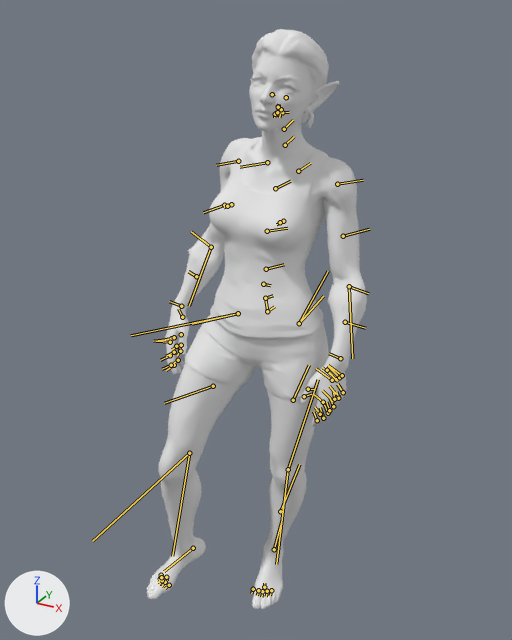
The glTF model public/models/Shifter_Female_Idle.glb, before and after one commit.
One viewpoint serves both versions: a 50 mm lens placed at (46.1, -89.4, 100.3), pointed at (-2.2, -1.6, 56.4). Arrows for +X, +Y and +Z are at lower left; the lights stay in place. The older version comes first. Both versions are drawn at frame 36 of the action 'badass-idle-626441'; the numbers are the values there. The bones that change, and the others that lie on the model, are drawn over the model as lines.
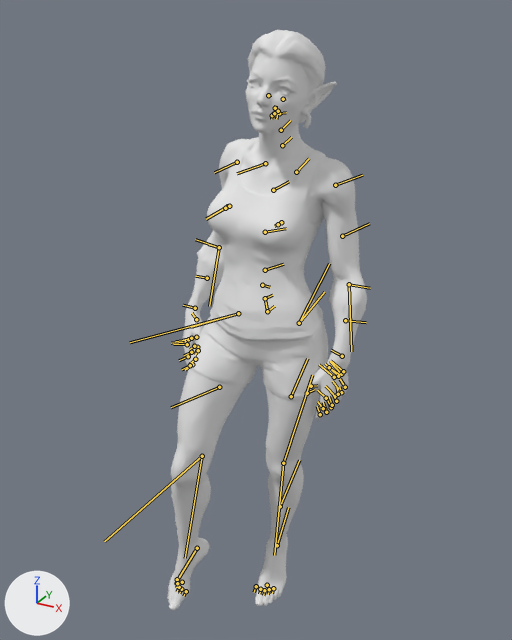
Pixel boxes (x1, y1, x2, y2) of what changed, in the pictures (512 x 640 px):
'default', posed (9% narrower): before (146, 29, 367, 609); after (167, 30, 367, 610)
bone 'spine_02', root to tip: before (263, 284) to (270, 285); after (262, 285) to (270, 287)
bone 'spine_03', root to tip: before (266, 269) to (284, 264); after (265, 270) to (283, 264)
bone 'spine_04', root to tip: before (267, 231) to (287, 228); after (265, 232) to (286, 228)
bone 'clavicle_l', root to tip: before (298, 171) to (310, 163); after (296, 172) to (309, 158)
bone 'middle_01_l', root to tip: before (332, 400) to (322, 390); after (335, 396) to (325, 386)
bone 'ring_01_l', root to tip: before (338, 396) to (329, 386); after (340, 391) to (332, 381)
bone 'pinky_01_l', root to tip: before (343, 392) to (337, 384); after (345, 387) to (340, 379)
bone 'clavicle_r', root to tip: before (267, 162) to (240, 167); after (265, 163) to (237, 173)
bone 'middle_01_r', root to tip: before (169, 340) to (153, 341); after (186, 342) to (171, 343)
bone 'ring_01_r', root to tip: before (171, 338) to (158, 340); after (188, 339) to (175, 341)
bone 'index_01_r', root to tip: before (170, 342) to (156, 341); after (187, 344) to (173, 344)
bone 'thigh_l', root to tip: before (299, 323) to (328, 271); after (299, 323) to (329, 263)
bone 'calf_l', root to tip: before (288, 469) to (318, 379); after (283, 463) to (312, 375)
bone 'foot_l', root to tip: before (274, 549) to (282, 520); after (277, 545) to (288, 507)
bone 'thigh_r', root to tip: before (238, 313) to (131, 335); after (238, 313) to (130, 342)
bone 'calf_r', root to tip: before (189, 453) to (92, 541); after (202, 456) to (104, 541)
bone 'foot_r', root to tip: before (193, 548) to (164, 571); after (197, 548) to (176, 581)

Diff of the bpy script that builds the scene:
```diff
--- a/public/models/Shifter_Female_Idle.glb.py
+++ b/public/models/Shifter_Female_Idle.glb.py
@@ bone_pelvis @@
 bone_pelvis = bpy.data.objects['Armature'].pose.bones['pelvis']  # child of 'root'
-bone_pelvis.rotation_quaternion = (0.997, 0.004, -0.025, 0.067)  # degrees (0, -3, 8)
+bone_pelvis.rotation_quaternion = (0.999, 0.004, -0.026, 0.036)  # degrees (0, -3, 4)
@@ bone_spine_02 @@
 bone_spine_02 = bpy.data.objects['Armature'].pose.bones['spine_02']  # child of 'spine_01'
-bone_spine_02.rotation_quaternion = (0.998, -0.018, -0.009, 0.063)  # degrees (-2, -1, 7)
+bone_spine_02.rotation_quaternion = (0.994, -0.018, -0.01, 0.111)  # degrees (-2, -1, 13)
@@ bone_spine_03 @@
 bone_spine_03 = bpy.data.objects['Armature'].pose.bones['spine_03']  # child of 'spine_02'
-bone_spine_03.rotation_quaternion = (0.997, -0.002, 0.0, -0.083)  # degrees (0, 0, -9)
+bone_spine_03.rotation_quaternion = (0.993, -0.002, 0.0, -0.121)  # degrees (0, 0, -14)
@@ bone_spine_04 @@
 bone_spine_04 = bpy.data.objects['Armature'].pose.bones['spine_04']  # child of 'spine_03'
-bone_spine_04.rotation_quaternion = (0.99, 0.004, 0.105, -0.093)  # degrees (-1, 12, -11)
+bone_spine_04.rotation_quaternion = (0.991, 0.002, 0.105, -0.08)  # degrees (-1, 12, -9)
@@ bone_clavicle_l @@
 bone_clavicle_l = bpy.data.objects['Armature'].pose.bones['clavicle_l']  # child of 'spine_05'
-bone_clavicle_l.rotation_quaternion = (0.99, -0.051, -0.052, 0.122)  # degrees (-7, -5, 14)
+bone_clavicle_l.rotation_quaternion = (0.991, 0.004, -0.04, 0.132)  # degrees (0, -5, 15)
@@ bone_middle_01_l @@
 bone_middle_01_l = bpy.data.objects['Armature'].pose.bones['middle_01_l']  # child of 'middle_metacarpal_l'
-bone_middle_01_l.rotation_quaternion = (0.996, 0.025, -0.082, -0.03)  # degrees (3, -9, -4)
+bone_middle_01_l.rotation_quaternion = (0.997, 0.041, -0.045, -0.056)  # degrees (5, -5, -7)
@@ bone_ring_01_l @@
 bone_ring_01_l = bpy.data.objects['Armature'].pose.bones['ring_01_l']  # child of 'ring_metacarpal_l'
-bone_ring_01_l.rotation_quaternion = (0.998, -0.052, -0.027, 0.01)  # degrees (-6, -3, 1)
+bone_ring_01_l.rotation_quaternion = (0.999, -0.034, 0.019, -0.033)  # degrees (-4, 2, -4)
@@ bone_pinky_01_l @@
 bone_pinky_01_l = bpy.data.objects['Armature'].pose.bones['pinky_01_l']  # child of 'pinky_metacarpal_l'
-bone_pinky_01_l.rotation_quaternion = (0.978, 0.131, 0.074, 0.144)  # degrees (16, 6, 18)
+bone_pinky_01_l.rotation_quaternion = (0.978, 0.155, 0.123, 0.072)  # degrees (19, 13, 11)
@@ bone_clavicle_r @@
 bone_clavicle_r = bpy.data.objects['Armature'].pose.bones['clavicle_r']  # child of 'spine_05'
-bone_clavicle_r.rotation_quaternion = (-0.993, 0.071, 0.007, -0.096)  # degrees (-8, 0, 11)
+bone_clavicle_r.rotation_quaternion = (0.994, -0.016, 0.007, 0.108)  # degrees (-2, 1, 12)
@@ bone_middle_01_r @@
 bone_middle_01_r = bpy.data.objects['Armature'].pose.bones['middle_01_r']  # child of 'middle_metacarpal_r'
-bone_middle_01_r.rotation_quaternion = (0.998, 0.043, 0.03, -0.032)  # degrees (5, 4, -4)
+bone_middle_01_r.rotation_quaternion = (0.995, 0.041, -0.051, -0.072)  # degrees (5, -5, -8)
@@ bone_ring_01_r @@
 bone_ring_01_r = bpy.data.objects['Armature'].pose.bones['ring_01_r']  # child of 'ring_metacarpal_r'
-bone_ring_01_r.rotation_quaternion = (0.995, -0.029, 0.097, 0.009)  # degrees (-3, 11, 1)
+bone_ring_01_r.rotation_quaternion = (0.999, -0.034, 0.019, -0.033)  # degrees (-4, 2, -4)
@@ bone_index_01_r @@
 bone_index_01_r = bpy.data.objects['Armature'].pose.bones['index_01_r']  # child of 'index_metacarpal_r'
-bone_index_01_r.rotation_quaternion = (0.994, 0.081, -0.019, -0.07)  # degrees (9, -2, -8)
+bone_index_01_r.rotation_quaternion = (0.989, 0.079, -0.092, -0.09)  # degrees (10, -10, -11)
@@ bone_thigh_l @@
 bone_thigh_l = bpy.data.objects['Armature'].pose.bones['thigh_l']  # child of 'pelvis'
-bone_thigh_l.rotation_quaternion = (0.988, 0.121, 0.056, -0.076)  # degrees (13, 7, -8)
+bone_thigh_l.rotation_quaternion = (0.987, 0.119, 0.086, -0.071)  # degrees (13, 11, -7)
@@ bone_calf_l @@
 bone_calf_l = bpy.data.objects['Armature'].pose.bones['calf_l']  # child of 'thigh_l'
-bone_calf_l.rotation_quaternion = (0.996, -0.058, 0.045, -0.055)  # degrees (-7, 5, -7)
+bone_calf_l.rotation_quaternion = (0.999, -0.05, -0.006, -0.02)  # degrees (-6, -1, -2)
@@ bone_foot_l @@
 bone_foot_l = bpy.data.objects['Armature'].pose.bones['foot_l']  # child of 'calf_l'
-bone_foot_l.rotation_quaternion = (0.938, 0.062, -0.101, 0.325)  # degrees (3, -13, 38)
+bone_foot_l.rotation_quaternion = (0.995, 0.013, -0.076, 0.061)  # degrees (1, -9, 7)
@@ bone_thigh_r @@
 bone_thigh_r = bpy.data.objects['Armature'].pose.bones['thigh_r']  # child of 'pelvis'
-bone_thigh_r.rotation_quaternion = (-0.991, -0.021, 0.124, -0.039)  # degrees (2, -14, 4)
+bone_thigh_r.rotation_quaternion = (0.994, 0.024, -0.09, 0.051)  # degrees (2, -10, 6)
@@ bone_calf_r @@
 bone_calf_r = bpy.data.objects['Armature'].pose.bones['calf_r']  # child of 'thigh_r'
-bone_calf_r.rotation_quaternion = (0.99, -0.058, 0.062, -0.11)  # degrees (-7, 6, -13)
+bone_calf_r.rotation_quaternion = (0.996, -0.046, -0.002, -0.08)  # degrees (-5, -1, -9)
@@ bone_foot_r @@
 bone_foot_r = bpy.data.objects['Armature'].pose.bones['foot_r']  # child of 'calf_r'
-bone_foot_r.rotation_quaternion = (0.949, 0.138, 0.038, 0.281)  # degrees (17, 0, 33)
+bone_foot_r.rotation_quaternion = (0.994, 0.095, 0.059, -0.011)  # degrees (11, 7, -1)
```
